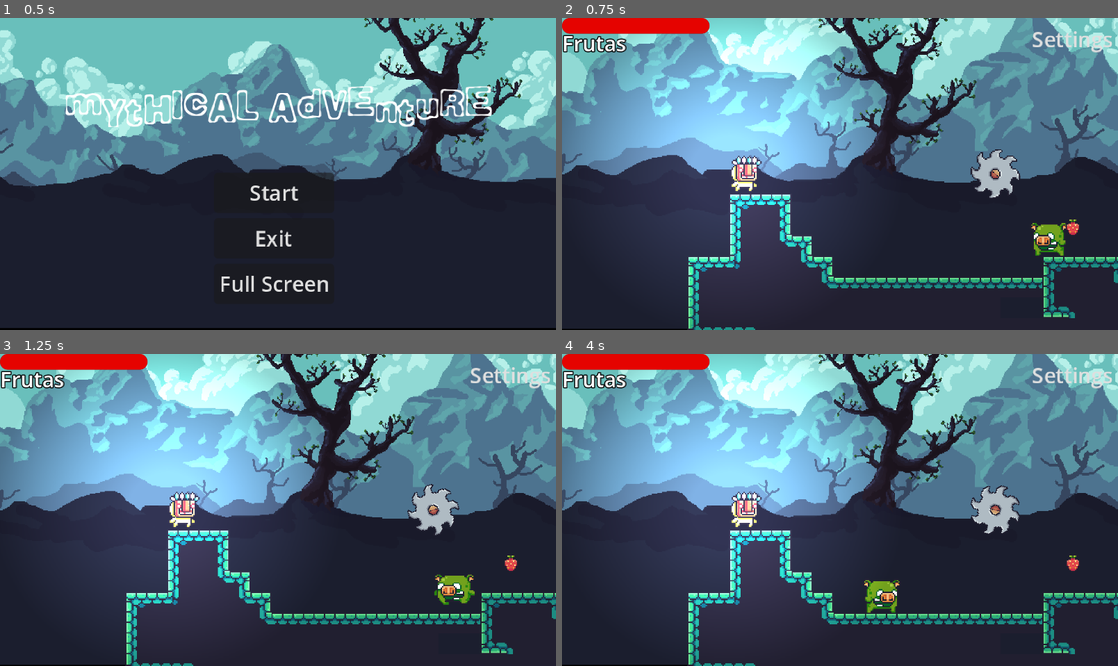
Above: before the commit, frames 1-4 (two rows, left to right).
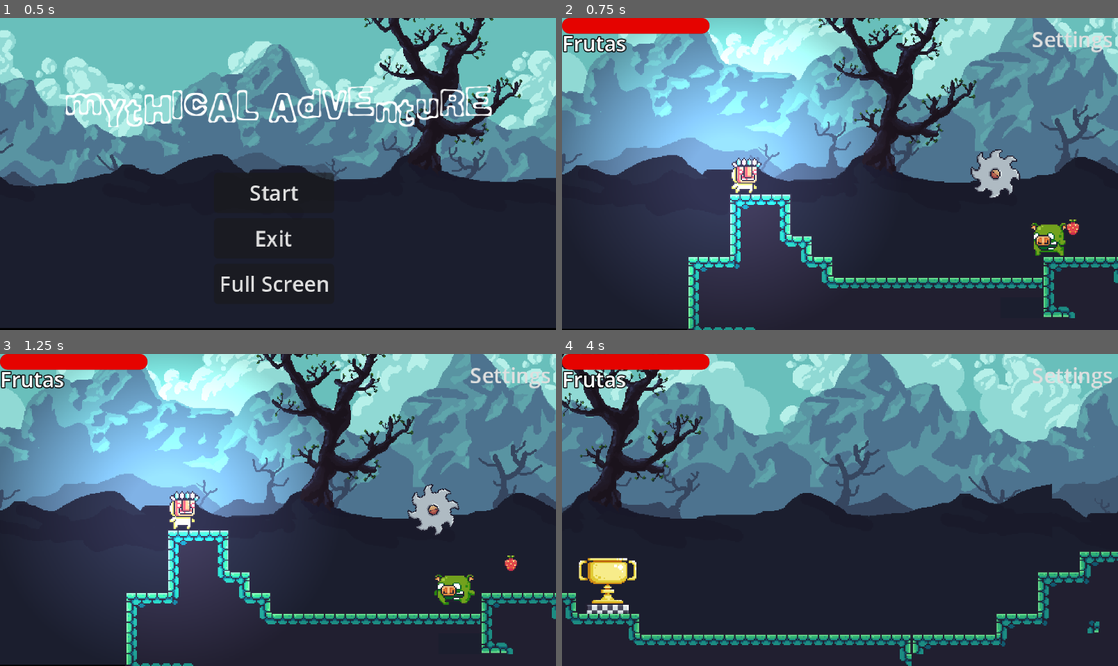
Above: after the commit, the same moments.

Repository: Contra-Maestre/MythicalAdventure
Game: Godot game, scene res://main_menu.tscn
Same seed, same stepped clock (60 frames per second), same inputs: the game is played once before the commit and once after it.
Inputs:
- Up to frame 1 (0.5 s): no input
- Up to frame 2 (0.75 s): click "Start" at 0.5 s
- Up to frame 3 (1.25 s): no input
- Up to frame 4 (4 s): hold Right (ui_right) 1.28-2.78 s; tap Up (ui_up) at 1.35, 1.52, 1.82, 2.1, 2.27, 2.57, 2.85, 3.6, 3.77 s; hold Left (ui_left) 2.78-3.53 s; hold Right (ui_right) from 3.53 s (still down)

Frame 1 is identical in both runs. In frame 2, 0.3% of the frame differs, in the area x 30-36%, y 44-57%; in frame 3, 0.2%; in frame 4, 56%, in the area x 0-100%, y 0-100%.

Commit message:
Nueva maquina de estado avanzada

Diff:
--- a/Player/player.gd
+++ b/Player/player.gd
@@ -1,11 +1,11 @@
 extends CharacterBody2D
 class_name Player
 
-var speed : int = 12000
+@export var speed : int = 12000
 var direction = 0.0
 const  gravity : float = 10.0
-var jumpForce : float = 250.0
-var damage : int = 1
+@export var jumpForce : float = 250.0
+@export var damage : int = 1
 var life := 10:
 	set(val):
 		life = val
@@ -26,7 +26,7 @@
 	$CanvasLayer/HPProgressBar.value = life
 	#lightPlayer.enabled = false
 	#PruebaAuto.player = self
-	#particlePlayer.emitting = false
+	particlePlayer.emitting = false
 	#quitPopup.id_pressed.connect(quitSettings)
 #
 #func _physics_process(delta: float) -> void:
--- a/Player/player.tscn
+++ b/Player/player.tscn
@@ -1,14 +1,11 @@
-[gd_scene load_steps=25 format=3 uid="uid://dbfkq0jftfo14"]
+[gd_scene load_steps=22 format=3 uid="uid://dbfkq0jftfo14"]
 
 [ext_resource type="Script" uid="uid://b3ug3en601oxj" path="res://Player/player.gd" id="1_4ntmi"]
 [ext_resource type="Texture2D" uid="uid://bei7x67psb4c4" path="res://Assets_PixelAdventure/Main Characters/Mask Dude.png" id="1_l8h54"]
-[ext_resource type="Script" uid="uid://d0p2f1hdss0mm" path="res://Scripts/StateMachine/StateMachine.gd" id="2_00tjw"]
 [ext_resource type="Script" uid="uid://dlxw588k17dwo" path="res://Player/camera_2d.gd" id="3_btcbx"]
 [ext_resource type="Texture2D" uid="uid://ceua5kqu7imcg" path="res://PruebaParticulas/SaltoPrueba.png" id="3_k53q1"]
-[ext_resource type="Script" uid="uid://bkmb7ehfsbv2d" path="res://Scripts/StateMachine/idle.gd" id="3_x3vf3"]
 [ext_resource type="LabelSettings" uid="uid://bblwdfro341x1" path="res://UI/GUILabel.tres" id="4_gwnis"]
-[ext_resource type="Script" uid="uid://0t6l0g303uwg" path="res://Scripts/StateMachine/moving.gd" id="4_x3vf3"]
-[ext_resource type="Script" uid="uid://drk6n73vrvwsj" path="res://Scripts/StateMachine/in_air.gd" id="5_apopc"]
+[ext_resource type="Script" uid="uid://dd0otyr1xitq6" path="res://Scripts/state_mobing_machine.gd" id="6_5htga"]
 [ext_resource type="AudioStream" uid="uid://ba2hxqf376lg" path="res://Assets_PixelAdventure/Sounds/Jump.ogg" id="6_vtle1"]
 [ext_resource type="AudioStream" uid="uid://bk01bmd5p2v58" path="res://Assets_PixelAdventure/Sounds/Hit.ogg" id="7_od3ui"]
 
@@ -161,18 +158,8 @@
 collision_mask = 14
 script = ExtResource("1_4ntmi")
 
-[node name="StateMachine" type="Node" parent="."]
-script = ExtResource("2_00tjw")
-initialState = NodePath("Idle")
-
-[node name="Idle" type="Node" parent="StateMachine"]
-script = ExtResource("3_x3vf3")
-
-[node name="Moving" type="Node" parent="StateMachine"]
-script = ExtResource("4_x3vf3")
-
-[node name="InAir" type="Node" parent="StateMachine"]
-script = ExtResource("5_apopc")
+[node name="StateMovingMachine" type="Node" parent="."]
+script = ExtResource("6_5htga")
 
 [node name="Sprite2D" type="Sprite2D" parent="."]
 texture = ExtResource("1_l8h54")
--- a/Scripts/state_mobing_machine.gd
+++ b/Scripts/state_mobing_machine.gd
@@ -1 +1,45 @@
 extends Node
+
+@onready var player: Player = self.owner
+
+
+enum STATE {IDLE, RUN, INAIR, FALL}
+var state = STATE.IDLE
+
+func _physics_process(delta: float) -> void:
+	match state:
+		STATE.IDLE:
+			player.velocity.x = 0
+			player.aniPlayer.play("idle")
+
+			if Input.is_action_pressed("ui_left") or Input.is_action_pressed("ui_right"):
+				state = STATE.RUN
+			elif Input.is_action_just_pressed("ui_up") and player.is_on_floor():
+				state = STATE.INAIR
+			elif !player.is_on_floor():
+				state = STATE.FALL
+		STATE.RUN:
+			player.direction = Input.get_axis("ui_left", "ui_right")
+			player.velocity.x = player.direction * player.speed * delta
+			player.aniPlayer.play("walk")
+			player.spritePlayer.flip_h = player.direction < 0 if player.direction != 0 else player.spritePlayer.flip_h
+
+			if Input.is_action_just_pressed("ui_up") and player.is_on_floor():
+				state = STATE.INAIR
+			elif  !Input.is_action_pressed("ui_left") and !Input.is_action_pressed("ui_right"):
+				state = STATE.IDLE
+			elif !player.is_on_floor():
+				state = STATE.FALL
+		STATE.INAIR:
+			player.velocity.y -= player.jumpForce
+			player.aniPlayer.play("jump")
+			player.particlePlayer.emitting = true
+			$"../AudioStreamPlayerJump".play()
+			if player.velocity.y > 0: state = STATE.FALL
+
+		STATE.FALL:
+			player.velocity.y += player.gravity
+			player.particlePlayer.emitting = false
+
+			if player.is_on_floor(): state =STATE.IDLE
+	player.move_and_slide()
